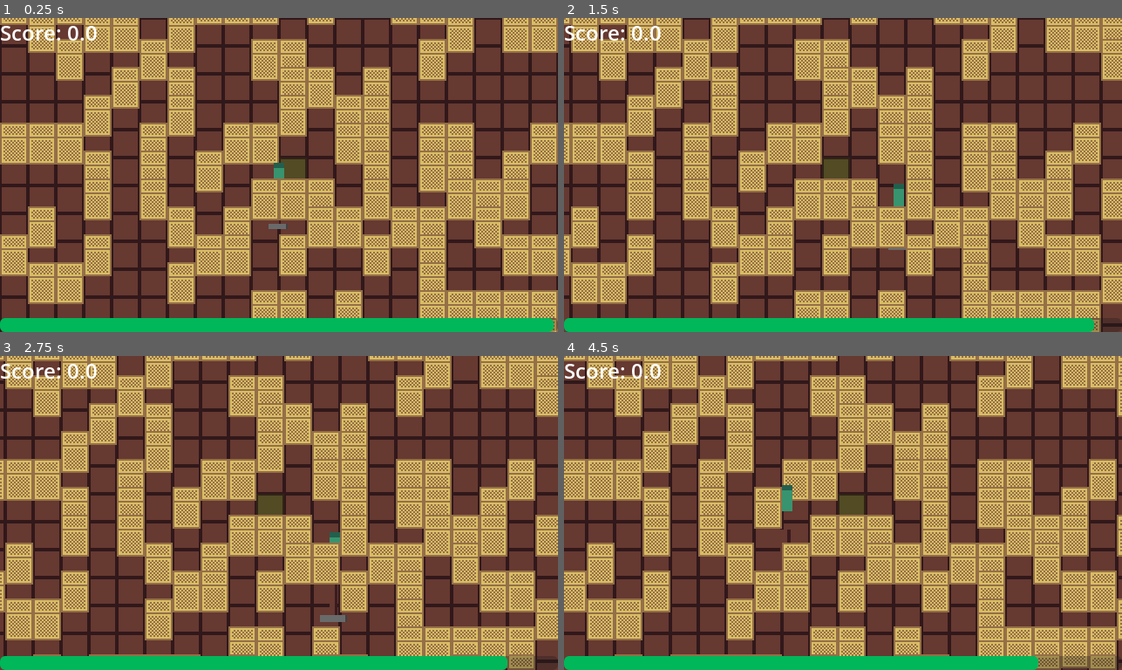
Above: before the commit, frames 1-4 (two rows, left to right).
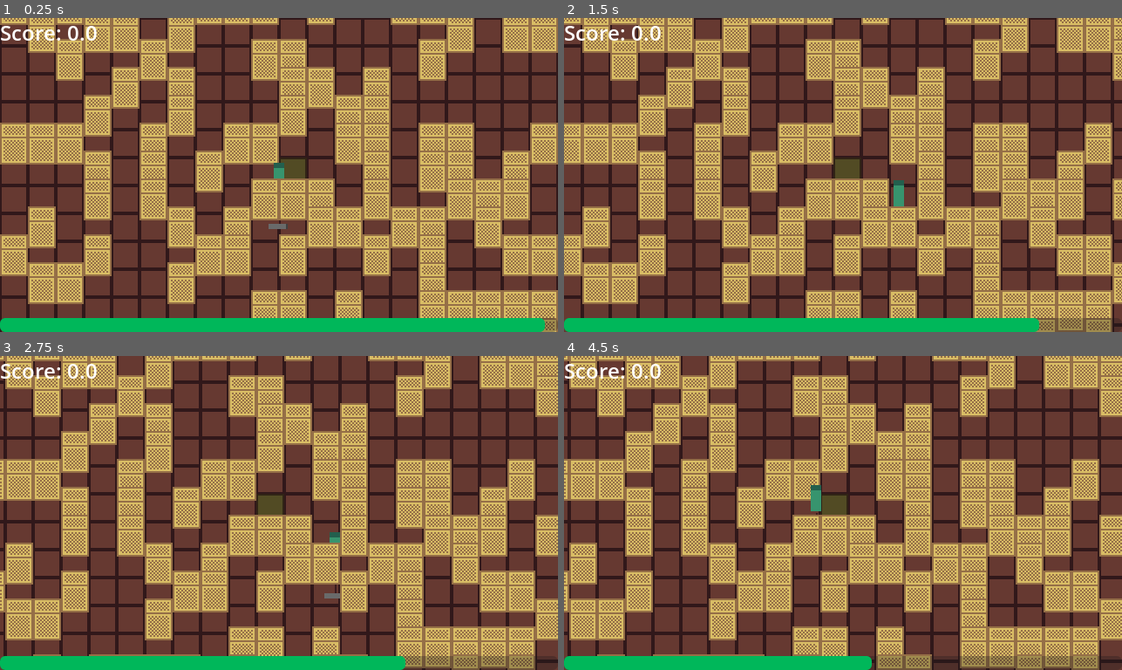
Above: after the commit, the same moments.

Repository: shuofsin/notsowingsimulator
Game: Godot game, scene res://Scenes/Worlds/test_world.tscn
Same seed, same stepped clock (60 frames per second), same inputs: the game is played once before the commit and once after it.
Inputs (mouse positions are in pixels of both pictures, inside the frame that each line leads up to):
- Up to frame 1 (0.25 s): no input
- Up to frame 2 (1.5 s): move the mouse to (965, 159) at 0.52 s; hold D (move_right) 0.53-1.28 s; tap 1 (1) at 0.6 s; tap 2 (2) at 0.8, 1.35 s; move the mouse to (731, 190) at 1.27 s; hold S (move_down) from 1.28 s (still down)
- Up to frame 3 (2.75 s): tap 3 (3) at 1.55, 2.1 s; move the mouse to (334, 443) at 2.02 s; release S (move_down) at 2.03 s; hold D (move_right) from 2.03 s (still down); tap 1 (1) at 2.3 s
- Up to frame 4 (4.5 s): move the mouse to (815, 575) at 2.77 s; release D (move_right) at 2.78 s; hold W (move_up) 2.78-3.53 s; tap 1 (1) at 2.85 s; tap 2 (2) at 3.05, 3.6 s; move the mouse to (1010, 560) at 3.52 s; hold A (move_left) from 3.53 s (still down); tap 3 (3) at 3.8, 4.35 s; move the mouse to (675, 465) at 4.27 s

The runs differ from the first frame. In frame 1, less than 0.1% of the frame differs, in the area x 96-100%, y 95-100%; in frame 2, 42%; in frame 3, 1.0%; in frame 4, 50%, in the area x 0-100%, y 0-100%.

Commit message:
Added upgrades and game loop

Diff:
--- a/Scenes/Enemy/temp_phantom.tscn
+++ b/Scenes/Enemy/temp_phantom.tscn
@@ -12,6 +12,13 @@
 [sub_resource type="CapsuleShape2D" id="CapsuleShape2D_3vhuc"]
 radius = 5.0
 height = 20.0
+
+[sub_resource type="StyleBoxFlat" id="StyleBoxFlat_f3gbg"]
+bg_color = Color(0.9843137, 0.24313726, 0.09803922, 0.7176471)
+corner_radius_top_left = 6
+corner_radius_top_right = 6
+corner_radius_bottom_right = 6
+corner_radius_bottom_left = 6
 
 [node name="TempPhantom" type="Area2D"]
 z_index = 2
@@ -39,3 +46,20 @@
 [node name="CollisionShape2D" type="CollisionShape2D" parent="HealthboxComponent"]
 shape = SubResource("CapsuleShape2D_3vhuc")
 debug_color = Color(2.3102762e-06, 0.64346284, 0.30521232, 0.41960785)
+
+[node name="ProgressBar" type="ProgressBar" parent="."]
+unique_name_in_owner = true
+anchors_preset = 7
+anchor_left = 0.5
+anchor_top = 1.0
+anchor_right = 0.5
+anchor_bottom = 1.0
+offset_left = -8.0
+offset_top = -15.0
+offset_right = 8.0
+offset_bottom = -11.0
+grow_horizontal = 2
+grow_vertical = 0
+theme_override_styles/fill = SubResource("StyleBoxFlat_f3gbg")
+value = 100.0
+show_percentage = false
--- /dev/null
+++ b/Scenes/GUI/upgrade_screen.tscn
@@ -0,0 +1,89 @@
+[gd_scene load_steps=2 format=3 uid="uid://dom5n6h1hyxmo"]
+
+[ext_resource type="Script" uid="uid://dayirqt8iecj2" path="res://Scripts/GUI/upgrade_screen.gd" id="1_mc7gl"]
+
+[node name="UpgradeScreen" type="CanvasLayer"]
+layer = 3
+script = ExtResource("1_mc7gl")
+
+[node name="VBoxContainer" type="VBoxContainer" parent="."]
+anchors_preset = 8
+anchor_left = 0.5
+anchor_top = 0.5
+anchor_right = 0.5
+anchor_bottom = 0.5
+offset_left = -20.0
+offset_top = -20.0
+offset_right = 20.0
+offset_bottom = 20.0
+grow_horizontal = 2
+grow_vertical = 2
+
+[node name="TitleLabel" type="Label" parent="VBoxContainer"]
+layout_mode = 2
+text = "Purchase Upgrades"
+
+[node name="SwingContainer" type="VBoxContainer" parent="VBoxContainer"]
+layout_mode = 2
+
+[node name="SwingButton" type="Button" parent="VBoxContainer/SwingContainer"]
+unique_name_in_owner = true
+layout_mode = 2
+text = "Swing Speed"
+
+[node name="SwingLabel" type="Label" parent="VBoxContainer/SwingContainer"]
+unique_name_in_owner = true
+layout_mode = 2
+text = "1.0"
+horizontal_alignment = 1
+
+[node name="ToolContainer" type="VBoxContainer" parent="VBoxContainer"]
+layout_mode = 2
+
+[node name="ToolButton" type="Button" parent="VBoxContainer/ToolContainer"]
+unique_name_in_owner = true
+layout_mode = 2
+text = "Tool Size
+"
+
+[node name="ToolLabel" type="Label" parent="VBoxContainer/ToolContainer"]
+unique_name_in_owner = true
+layout_mode = 2
+text = "1.0"
+horizontal_alignment = 1
+
+[node name="SpeedContainer" type="VBoxContainer" parent="VBoxContainer"]
+layout_mode = 2
+
+[node name="SpeedButton" type="Button" parent="VBoxContainer/SpeedContainer"]
+unique_name_in_owner = true
+layout_mode = 2
+text = "Move Speed
+"
+
+[node name="SpeedLabel" type="Label" parent="VBoxContainer/SpeedContainer"]
+unique_name_in_owner = true
+layout_mode = 2
+text = "1.0"
+horizontal_alignment = 1
+
+[node name="DamageContainer" type="VBoxContainer" parent="VBoxContainer"]
+layout_mode = 2
+
+[node name="DamageButton" type="Button" parent="VBoxContainer/DamageContainer"]
+unique_name_in_owner = true
+layout_mode = 2
+text = "Tool Damage
+"
+
+[node name="DamageLabel" type="Label" parent="VBoxContainer/DamageContainer"]
+unique_name_in_owner = true
+layout_mode = 2
+text = "1.0"
+horizontal_alignment = 1
+
+[node name="ScoreLabel" type="Label" parent="VBoxContainer"]
+unique_name_in_owner = true
+layout_mode = 2
+text = "Wheat: 100"
+horizontal_alignment = 1
--- a/Scenes/Worlds/test_world.tscn
+++ b/Scenes/Worlds/test_world.tscn
@@ -1,10 +1,11 @@
-[gd_scene load_steps=6 format=3 uid="uid://c7ptemw8vksl2"]
+[gd_scene load_steps=7 format=3 uid="uid://c7ptemw8vksl2"]
 
 [ext_resource type="PackedScene" uid="uid://x631a46ouifa" path="res://Scenes/Player/player.tscn" id="2_5e1ne"]
 [ext_resource type="PackedScene" uid="uid://fwc5p5v7t2p6" path="res://Scenes/Environment/temp_tile_map.tscn" id="2_y6sxc"]
 [ext_resource type="PackedScene" uid="uid://dtfp4qw160bvq" path="res://Scenes/GUI/score.tscn" id="3_y6sxc"]
 [ext_resource type="PackedScene" uid="uid://dmgrwini44fpl" path="res://Scenes/GUI/time_bar.tscn" id="4_ithxq"]
 [ext_resource type="PackedScene" uid="uid://cn1w4kus6mpxe" path="res://Scenes/Enemy/phantom_spawner.tscn" id="5_e00x7"]
+[ext_resource type="PackedScene" uid="uid://dom5n6h1hyxmo" path="res://Scenes/GUI/upgrade_screen.tscn" id="6_v1u5s"]
 
 [node name="TestWorld" type="Node2D"]
 y_sort_enabled = true
@@ -18,6 +19,9 @@
 [node name="TempTileMap" parent="." instance=ExtResource("2_y6sxc")]
 
 [node name="TimeBar" parent="." instance=ExtResource("4_ithxq")]
-total_time = 30.0
+total_time = 10.0
 
 [node name="PhantomSpawner" parent="." instance=ExtResource("5_e00x7")]
+
+[node name="UpgradeScreen" parent="." instance=ExtResource("6_v1u5s")]
+visible = false
--- a/Scripts/Enemy/phantom_spawner.gd
+++ b/Scripts/Enemy/phantom_spawner.gd
@@ -7,6 +7,7 @@
 enum SIDES {LEFT, RIGHT, DOWN, UP}
 
 func _ready() -> void:
+	Global.spawner = self
 	spawn_timer = TIME_BETWEEN_SPAWNS
 
 func _physics_process(delta: float) -> void:
--- a/Scripts/Enemy/temp_phantom.gd
+++ b/Scripts/Enemy/temp_phantom.gd
@@ -3,6 +3,7 @@
 
 @onready var health_component: HealthComponent = %HealthComponent
 var speed: float = 50
+@onready var progress_bar: ProgressBar = %ProgressBar
 
 func _ready() -> void:
 	body_entered.connect(_body_has_entered)
@@ -13,6 +14,7 @@
 		var velocity = direction_to_player * speed
 		position += velocity * delta
 
+	progress_bar.value = health_component.health / health_component.MAX_HEALTH * 100
 	if health_component.health <= 0:
 		queue_free()
 
--- a/Scripts/GUI/score.gd
+++ b/Scripts/GUI/score.gd
@@ -4,3 +4,7 @@
 
 func _process(_delta: float) -> void:
 	score_label.text = "Score: " + str(Global.score);
+	if Global.state == "menu":
+		visible = false
+	else:
+		visible = true
--- a/Scripts/GUI/time_bar.gd
+++ b/Scripts/GUI/time_bar.gd
@@ -2,11 +2,11 @@
 
 @onready var progress_bar: ProgressBar = %ProgressBar
 @onready var timer: Timer = %Timer
-@export var total_time: float = 10
+@export var total_time: float = 2
 
 func _ready() -> void:
 	timer.start(total_time)
-	timer.timeout.connect(_reset_scene)
+	timer.timeout.connect(_switch_state)
 
 func _physics_process(_delta: float) -> void:
 	progress_bar.value = (timer.time_left / timer.wait_time) * 100
@@ -14,3 +14,26 @@
 func _reset_scene() -> void:
 	Global.score = 0
 	get_tree().reload_current_scene()
+
+func _switch_state() -> void:
+	if Global.state == "game":
+		Global.player.set_physics_process(false)
+		Global.player.set_process(false)
+		Global.spawner.set_physics_process(false)
+		Global.state = "menu"
+		_clear_phantoms()
+		timer.start(total_time)
+		return
+	if Global.state == "menu":
+		Global.player.set_physics_process(true)
+		Global.player.set_process(true)
+		Global.spawner.set_physics_process(true)
+		Global.state = "game"
+		timer.start(total_time)
+		return
+
+func _clear_phantoms() -> void:
+	for child in get_parent().get_children():
+		if child is Phantom:
+			print("phantoms_cleared")
+			child.queue_free()
--- /dev/null
+++ b/Scripts/GUI/upgrade_screen.gd
@@ -0,0 +1,63 @@
+extends CanvasLayer
+
+@onready var swing_button: Button = %SwingButton
+@onready var swing_label: Label = %SwingLabel
+@onready var tool_button: Button = %ToolButton
+@onready var tool_label: Label = %ToolLabel
+@onready var speed_button: Button = %SpeedButton
+@onready var speed_label: Label = %SpeedLabel
+@onready var damage_button: Button = %DamageButton
+@onready var damage_label: Label = %DamageLabel
+@onready var score_label: Label = %ScoreLabel
+
+
+var swing_cost: float = 5.0
+var tool_cost: float = 5.0
+var speed_cost: float = 5.0
+var damage_cost: float = 5.0
+
+func _ready() -> void:
+	visible = false
+	swing_button.pressed.connect(_swing_press)
+	tool_button.pressed.connect(_tool_press)
+	speed_button.pressed.connect(_speed_press)
+	damage_button.pressed.connect(_damage_press)
+
+func _process(_delta: float) -> void:
+	if Global.state == "menu":
+		visible = true
+	if Global.state == "game":
+		visible = false
+
+	swing_label.text = "x" + str(Global.player.stats.swing_speed) + "(" + str(swing_cost) + ")"
+	tool_label.text = "x" + str(Global.player.stats.tool_scale) + "(" + str(tool_cost) + ")"
+	speed_label.text = "x" + str(Global.player.stats.speed) + "(" + str(speed_cost) + ")"
+	damage_label.text = "x" + str(Global.player.stats.tool_damage) + "(" + str(damage_cost) + ")"
+
+	score_label.text = "Score: " + str(Global.score)
+
+	pass
+
+func _swing_press() -> void:
+	if Global.score >= swing_cost:
+		Global.player.stats.swing_speed += 0.1
+		Global.score -= swing_cost
+		swing_cost *= 1.1
+
+func _tool_press() -> void:
+	if Global.score >= tool_cost:
+		Global.player.stats.tool_scale += 0.1
+		Global.score -= tool_cost
+		tool_cost *= 1.1
+
+func _speed_press() -> void:
+	if Global.score >= speed_cost:
+		Global.player.stats.speed += 0.1
+		Global.score -= speed_cost
+		speed_cost *= 1.1
+
+func _damage_press() -> void:
+	if Global.score >= damage_cost:
+		Global.player.stats.tool_damage += 0.1
+		Global.score -= damage_cost
+		damage_cost *= 1.1
--- a/Scripts/Player/player.gd
+++ b/Scripts/Player/player.gd
@@ -2,14 +2,15 @@
 class_name Player
 
 
-var base_stats: Dictionary = {
-	"speed" : 50.0,
-	"swing_time" : 0.4,
-	"tool_scale" : 1.0
+var stats: Dictionary = {
+	"speed" : 1.0,
+	"swing_speed" : 1.0,
+	"tool_scale" : 1.0,
+	"tool_damage" : 1.0
 }
 
-var speed: float = base_stats.speed
-var total_swing_time: float = base_stats.swing_time
+var speed: float = stats.speed * 50.0
+var total_swing_time: float = (1/stats.swing_speed) * 0.4
 var swing_number: int = 0
 var MAX_SWINGS: int = 3
 var is_swinging: bool = false
@@ -21,22 +22,16 @@
 
 func _ready() -> void:
 	Global.player = self
-	speed = base_stats.speed
-	total_swing_time = base_stats.swing_time
-	hitbox_small.scale = Vector2(base_stats.tool_scale, base_stats.tool_scale)
+
 
 func _process(_delta: float) -> void:
 	if Input.is_action_just_pressed("use") and !is_swinging:
 		_swing()
 
-	if Input.is_action_just_pressed("1"):
-		speed *= 1.2
-
-	if Input.is_action_just_pressed("2"):
-		total_swing_time *= 0.8
-
-	if Input.is_action_just_pressed("3"):
-		hitbox_small.scale *= 1.2
+	speed = stats.speed * 50.0
+	total_swing_time = (1/stats.swing_speed) * 0.4
+	hitbox_small.scale = Vector2(stats.tool_scale, stats.tool_scale)
+	hitbox_small.attack.attack_damage = 25.0 * stats.tool_damage
 
 func _physics_process(delta: float) -> void:
 	var direction = Input.get_vector("move_left", "move_right", "move_up", "move_down")
@@ -62,9 +57,6 @@
 	var swing_tween = create_tween()
 	swing_tween.finished.connect(_stop_swinging)
 	# sounds.play()
-	if swing_number % 3 == 0:
-		swing_tween.tween_property(hitbox_small, "rotation", hitbox_small.rotation + 2*PI, total_swing_time * 1.5)
-		return
 	swing_tween.tween_property(hitbox_small, "rotation", hitbox_small.rotation + (PI/2 * (-1 if swing_number % 2 == 0 else 1)), total_swing_time)
 
 func _stop_swinging() -> void:
--- a/Scripts/System/global.gd
+++ b/Scripts/System/global.gd
@@ -3,3 +3,5 @@
 var score: float = 0;
 var player: Player
 var map: Map
+var state: String = "game"
+var spawner: Node2D
Not shown: 1 places in Scenes/Enemy/temp_phantom.tscn that only renumber resources
Not shown, added: Scripts/GUI/upgrade_screen.gd.uid
Not shown, changed: README.md
